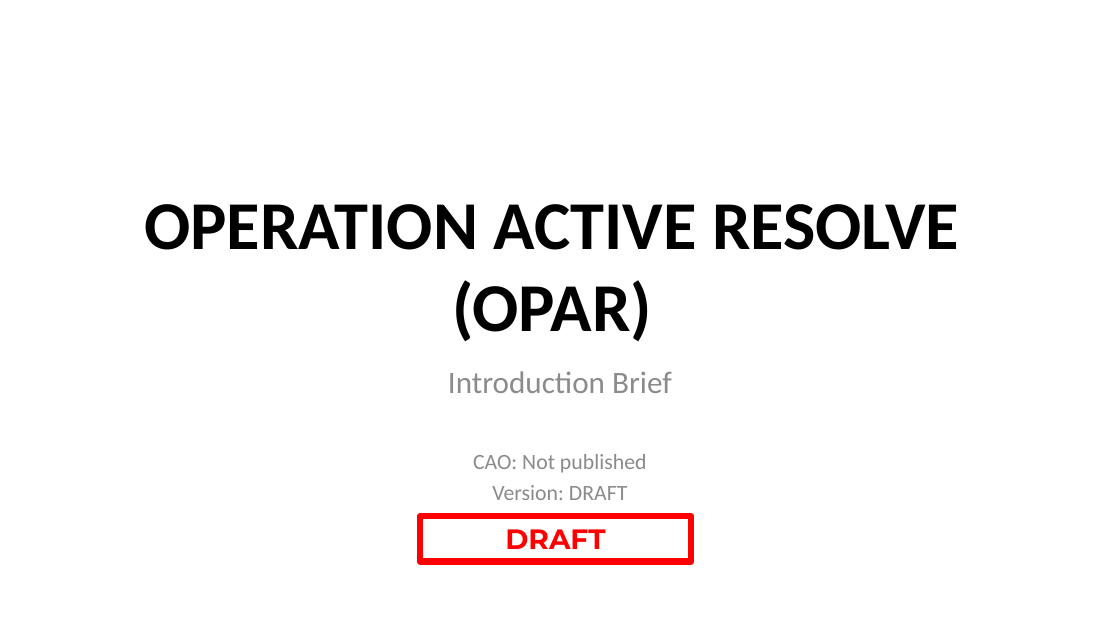
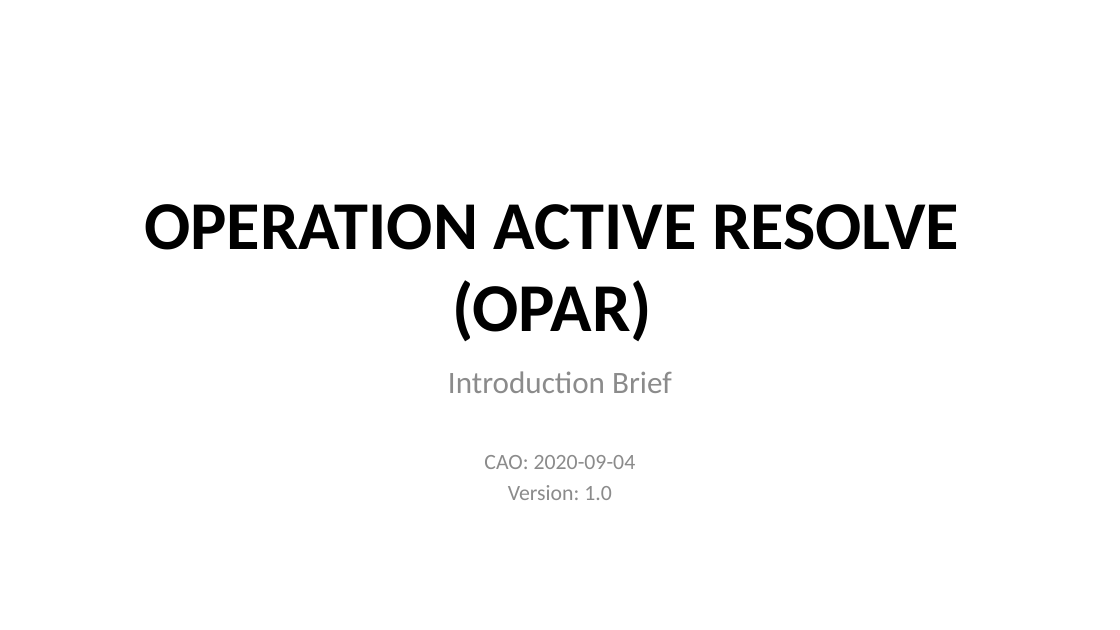
Before and after one commit to 132nd-vWing/OPAR-Brief, a slide deck: slide 1 of UNDER DEVELOPMENT/132nd OP ACTIVE RESOLVE Introduction Brief.pptx. Drawn at 1120x630 pixels with LibreOffice and Linux fonts; fonts in the diff are those of the drawing; background and template pictures are left out. Boxes give left, top, right and bottom in pixels: in the first picture for what was removed or moved away, otherwise in the second. Text is boxed around its words. In the diff, an @@ line names an element or a change of style, - is before the commit and + after.

Commit message:
chg: Added first version of OPAR Introduction brief

```diff
--- a/UNDER DEVELOPMENT/132nd OP ACTIVE RESOLVE Introduction Brief.pptx
+++ b/UNDER DEVELOPMENT/132nd OP ACTIVE RESOLVE Introduction Brief.pptx
@@ subtitle at (x1=484, y1=455, x2=636, y2=500): text changed @@
-CAO: Not published
-Version: DRAFT
+CAO: 2020-09-04
+Version: 1.0
@@ rectangle removed at (x1=420, y1=516, x2=691, y2=561) @@
-DRAFT
```
Also in this commit, not shown: 18 other slides changed, 4 slides removed, 1 other file.
